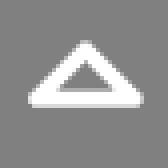
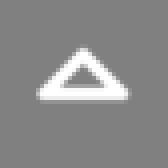
Layer changes from the first 168x168 image to the second:
painted on "WhiteBG #2" over [28, 40, 144, 108]
